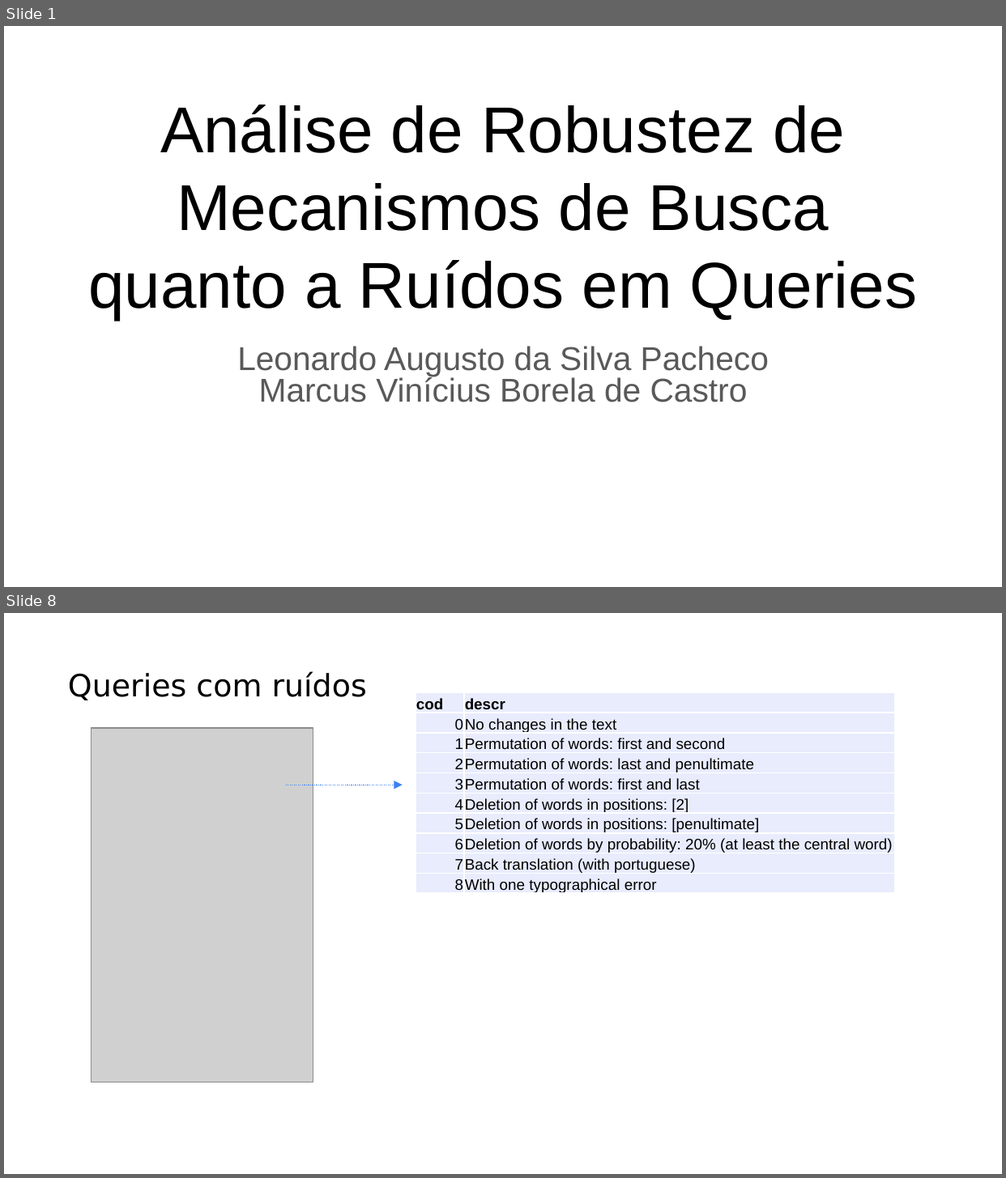
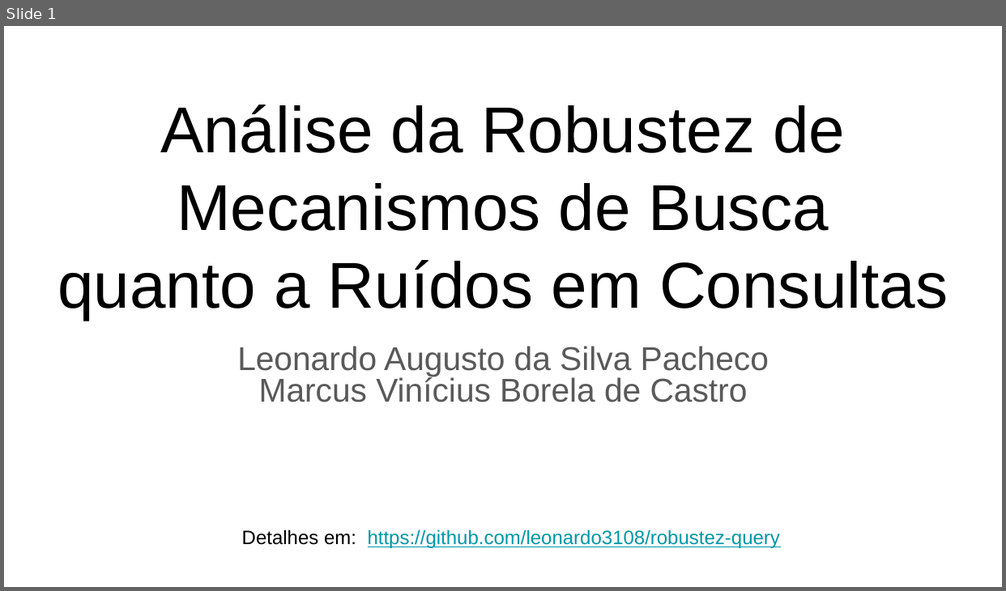
Before and after one commit to leonardo3108/robustez-query, a slide deck: docs/presentations/Apresentação final - 20211209.pptx. Shown one above the other, each under a label of ours: slides 1 and 8 before the commit, slide 1 after it; the slides between them are not shown. The pictures are 1006x1178 and 1006x591 pixels, drawn with LibreOffice and Linux fonts; fonts in the diff are those of the drawing; grey boxes stand for pictures. Boxes give left, top, right and bottom in pixels: in the first picture for what was removed or moved away, otherwise in the second. Text is boxed around its words. In the diff, an @@ line names an element or a change of style, - is before the commit and + after.

```diff
--- a/docs/presentations/Apresentação final - 20211209.pptx
+++ b/docs/presentations/Apresentação final - 20211209.pptx
@@ slide 8 removed at bbox=[4, 613, 1002, 1174], background #FFFFFF @@
@@ text removed at bbox=[68, 671, 367, 700] @@
-Queries com ruídos
@@ table removed at bbox=[415, 693, 895, 896], 10 rows, 2 columns @@
-cod | descr
-0 | No changes in the text
-1 | Permutation of words: first and second
-2 | Permutation of words: last and penultimate
-3 | Permutation of words: first and last
-4 | Deletion of words in positions: [2]
-5 | Deletion of words in positions: [penultimate]
-6 | Deletion of words by probability: 20% (at least the central word)
-7 | Back translation (with portuguese)
-8 | With one typographical error
@@ picture removed at bbox=[91, 728, 313, 1082] @@
@@ arrow removed from (285, 785) to (403, 785) @@
@@ slide 1 changed as well @@
@@ title at bbox=[57, 105, 948, 320]: text changed @@
-Análise de Robustez de Mecanismos de Busca
-quanto a Ruídos em Queries
+Análise da Robustez de Mecanismos de Busca
+quanto a Ruídos em Consultas
@@ text added at bbox=[242, 530, 780, 548], 14 pt, text #0097A7, underline @@
+Detalhes em: https://github.com/leonardo3108/robustez-query
```
Also in this commit, not shown: 1 other slide changed, 11 slides added, 29 other slides removed.
